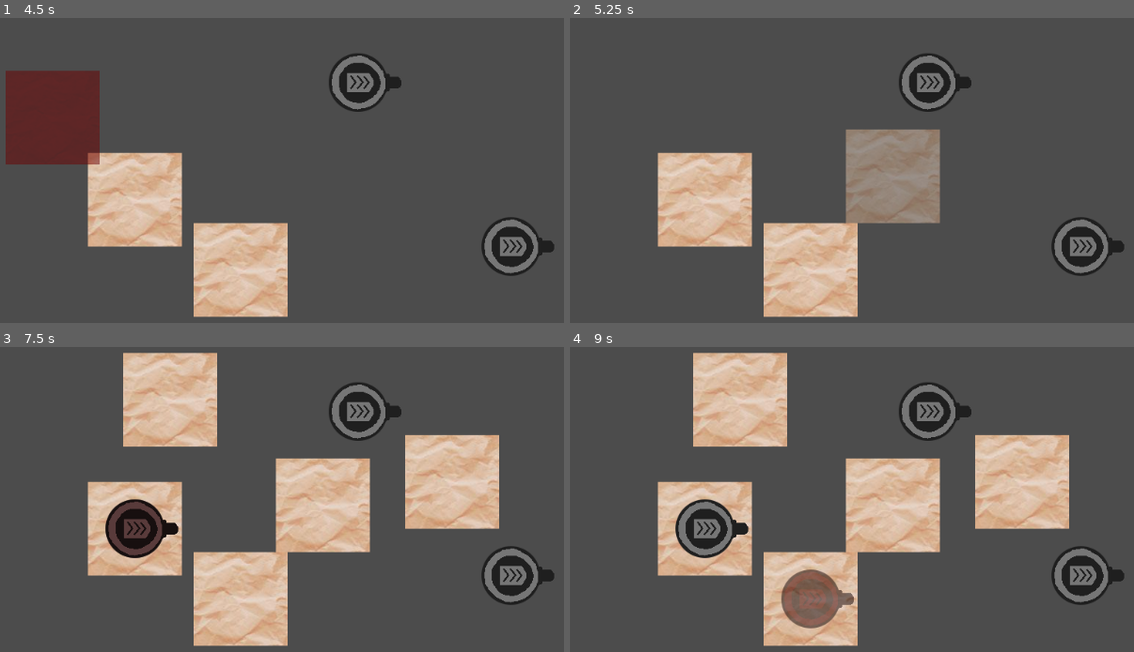
Above: before the commit, frames 1-4 (two rows, left to right).
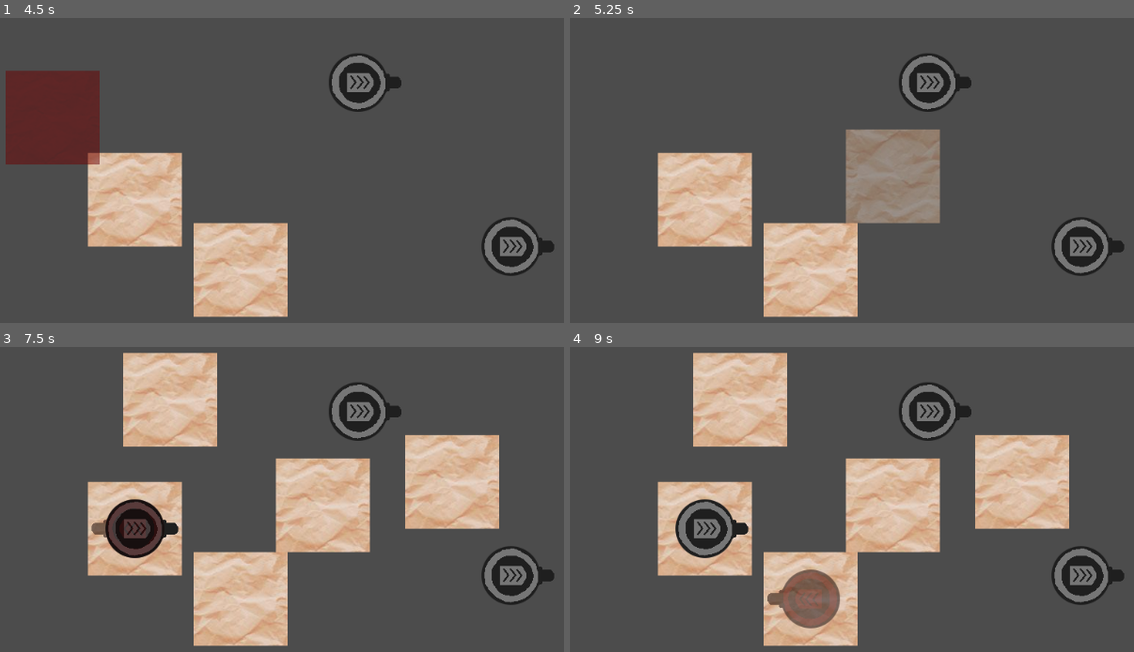
Above: after the commit, the same moments.

Repository: warriormaster12/SlimeNation
Game: Godot game, scene res://PhaseBuild/Root/Root.tscn
Same seed, same stepped clock (60 frames per second), same inputs: the game is played once before the commit and once after it. The engine's default icon, where the game draws it, is replaced by a stand-in: a white triangle on a blue panel in a dark square.
Inputs (mouse positions are in pixels of both pictures, inside the frame that each line leads up to):
- Up to frame 1 (4.5 s): tap Enter at 0.5, 2, 3.5 s; move the mouse to (451, 164) at 0.52 s; press the mouse at (451, 164) at 0.53 s; tap 1 (game_build_select_trap_1) at 0.8, 1.35 s; tap Space at 1.25, 2.75, 4.25 s; move the mouse to (135, 207) at 1.27 s; release the mouse at (135, 207) at 1.28 s; click (135, 207) at 1.42 s; tap 2 (game_build_select_trap_2) at 1.55 s; move the mouse to (360, 88) at 2.02 s; hold 2 (game_build_select_trap_2) 2.03-2.78 s; click (360, 88) at 2.17 s; tap 3 (game_build_select_trap_3) at 2.3, 2.85 s; move the mouse to (248, 274) at 2.77 s; click (248, 274) at 2.92 s; tap 4 (game_build_select_trap_4) at 3.05 s; move the mouse to (513, 249) at 3.52 s; hold 4 (game_build_select_trap_4) 3.53-4.28 s; click (513, 249) at 3.67 s; tap 5 (game_build_select_trap_5) at 3.8, 4.35 s; move the mouse to (62, 118) at 4.27 s; click (62, 118) at 4.42 s
- Up to frame 2 (5.25 s): tap R (game_build_rotate_trap, bound only after the commit) at 4.55 s; move the mouse to (897, 185) at 5.02 s; hold R (game_build_rotate_trap, bound only after the commit) from 5.03 s (still down)
- Up to frame 3 (7.5 s): click (327, 514) at 5.3 s; move the mouse to (174, 404) at 5.77 s; release R (game_build_rotate_trap, bound only after the commit) at 5.78 s; click (174, 404) at 5.85 s; tap 1 (game_build_select_trap_1) at 6.05 s; move the mouse to (451, 493) at 6.52 s; hold 2 (game_build_select_trap_2) 6.53-7.28 s; tap Mouse wheel down (game_build_select_next_trap) at 6.6 s; click (451, 493) at 6.67 s; move the mouse to (135, 536) at 7.27 s; tap Mouse wheel up (game_build_select_prev_trap) at 7.35 s; click (135, 536) at 7.42 s
- Up to frame 4 (9 s): tap 3 (game_build_select_trap_3) at 7.55 s; move the mouse to (930, 417) at 8.02 s; hold 1 (game_build_select_trap_1) 8.03-8.78 s; click (930, 417) at 8.17 s; tap 4 (game_build_select_trap_4) at 8.3 s; move the mouse to (818, 603) at 8.77 s; tap 2 (game_build_select_trap_2) at 8.85 s; click (818, 603) at 8.92 s

Frame 1 is identical in both runs. In frame 2, 0.3% of the frame differs, in the area x 49-66%, y 36-68%; in frame 3, 0.1%; in frame 4, 0.2%.

Commit message:
feat: Add trap rotation

Diff:
--- a/SlimeNation/PhaseBuild/Root/Builder.gd
+++ b/SlimeNation/PhaseBuild/Root/Builder.gd
@@ -9,16 +9,45 @@
 var __traps: Array = [] setget _set_traps, _get_traps
 
 const CELL_SIZE = 16
+const ROTATE_STEP_DEG = 90.0
 
 var cursor_pos: Vector2 = Vector2()
 var trap_ghost: Node = null
 var can_place: bool = false
+var ghost_rotation_deg: float = 0
 
 
 func _init() -> void:
 	var _err
 	_err = EntityDb.connect("register_trap", self, "_on_EntityDb_register_trap")
 	_err = EntityDb.connect("unregister_trap", self, "_on_EntityDb_unregister_trap")
+
+func place_trap(x: int, y: int) -> void:
+	if self.__index == -1 or not can_place:
+		return
+	name = self.__traps[self.__index]
+	if not EntityDb.has_trap_id(name):
+		_log("Invalid trap name '%s'" % name)
+		return
+	var id = EntityDb.get_trap_id(name)
+	var nodeScene = EntityDb.get_entity_node(name)
+	if nodeScene == null:
+		_log("No resource loaded for '%s'" % name)
+		return
+	var pos = _fit_to_cell(Vector2(x, y))
+	var node = nodeScene.instance()
+	node.position = pos
+	container.add_child(node)
+	_log("Build '%s (id: %s)' at (%d, %d)" % [name, id, pos.x, pos.y])
+
+func rotate_trap() -> void:
+	if self.__index == -1 or trap_ghost == null:
+		return
+	ghost_rotation_deg += ROTATE_STEP_DEG
+	ghost_rotation_deg = floor(ghost_rotation_deg / ROTATE_STEP_DEG) * ROTATE_STEP_DEG
+	while ghost_rotation_deg >= 360:
+		ghost_rotation_deg -= 360
+	trap_ghost.rotation = ghost_rotation_deg * PI / 180.0
 
 func select_trap(idx: int) -> void:
 	if trap_ghost != null:
@@ -41,6 +70,7 @@
 		trap_ghost = nodeScene.instance()
 		trap_ghost.z_index = 10
 		trap_ghost.position = _fit_to_cell(cursor_pos)
+		trap_ghost.rotation = ghost_rotation_deg * PI / 180.0
 		trap_ghost.modulate = Color(1, 1, 1, 0.5)
 		var _err
 		_err = trap_ghost.get_node("Collider").connect("area_entered", self, "_on_Ghost_area_entered")
@@ -87,22 +117,10 @@
 # InputHandler signals
 
 func _on_InputHandler_place_trap(x: int, y: int):
-	if self.__index == -1 or not can_place:
-		return
-	name = self.__traps[self.__index]
-	if not EntityDb.has_trap_id(name):
-		_log("Invalid trap name '%s'" % name)
-		return
-	var id = EntityDb.get_trap_id(name)
-	var nodeScene = EntityDb.get_entity_node(name)
-	if nodeScene == null:
-		_log("No resource loaded for '%s'" % name)
-		return
-	var pos = _fit_to_cell(Vector2(x, y))
-	var node = nodeScene.instance()
-	node.position = pos
-	container.add_child(node)
-	_log("Build '%s (id: %s)' at (%d, %d)" % [name, id, pos.x, pos.y])
+	place_trap(x, y)
+
+func _on_InputHandler_rotate_trap():
+	rotate_trap()
 
 func _on_InputHandler_select_trap(index: int):
 	select_trap(index)
--- a/SlimeNation/PhaseBuild/Root/InputHandler.gd
+++ b/SlimeNation/PhaseBuild/Root/InputHandler.gd
@@ -2,6 +2,7 @@
 
 
 signal place_trap(x, y)
+signal rotate_trap()
 signal select_trap(index)
 signal select_next_trap()
 signal select_prev_trap()
@@ -13,6 +14,9 @@
 		_log("Emit place_trap")
 		var pos = get_viewport().get_mouse_position();
 		emit_signal("place_trap", pos.x, pos.y)
+	elif event.is_action_pressed("game_build_rotate_trap"):
+		_log("Emit rotate_trap")
+		emit_signal("rotate_trap")
 	elif event.is_action_released("game_build_select_next_trap"):
 		# Must use released event for scroll wheel
 		_log("Emit select_next_trap")
--- a/SlimeNation/PhaseBuild/Root/Root.tscn
+++ b/SlimeNation/PhaseBuild/Root/Root.tscn
@@ -24,6 +24,7 @@
 [node name="TrapContainer" type="Node2D" parent="."]
 [connection signal="state_changed" from="UIRoot/BuildMenu" to="Builder" method="_on_BuildMenu_state_changed"]
 [connection signal="place_trap" from="InputHandler" to="Builder" method="_on_InputHandler_place_trap"]
+[connection signal="rotate_trap" from="InputHandler" to="Builder" method="_on_InputHandler_rotate_trap"]
 [connection signal="select_next_trap" from="InputHandler" to="Builder" method="_on_InputHandler_select_next_trap"]
 [connection signal="select_prev_trap" from="InputHandler" to="Builder" method="_on_InputHandler_select_prev_trap"]
 [connection signal="select_trap" from="InputHandler" to="Builder" method="_on_InputHandler_select_trap"]
--- a/SlimeNation/project.godot
+++ b/SlimeNation/project.godot
@@ -77,6 +77,11 @@
 "events": [ Object(InputEventKey,"resource_local_to_scene":false,"resource_name":"","device":0,"alt":false,"shift":false,"control":false,"meta":false,"command":false,"pressed":false,"scancode":66,"unicode":0,"echo":false,"script":null)
  ]
 }
+game_build_rotate_trap={
+"deadzone": 0.5,
+"events": [ Object(InputEventKey,"resource_local_to_scene":false,"resource_name":"","device":0,"alt":false,"shift":false,"control":false,"meta":false,"command":false,"pressed":false,"scancode":82,"unicode":0,"echo":false,"script":null)
+ ]
+}
 
 [rendering]
 
